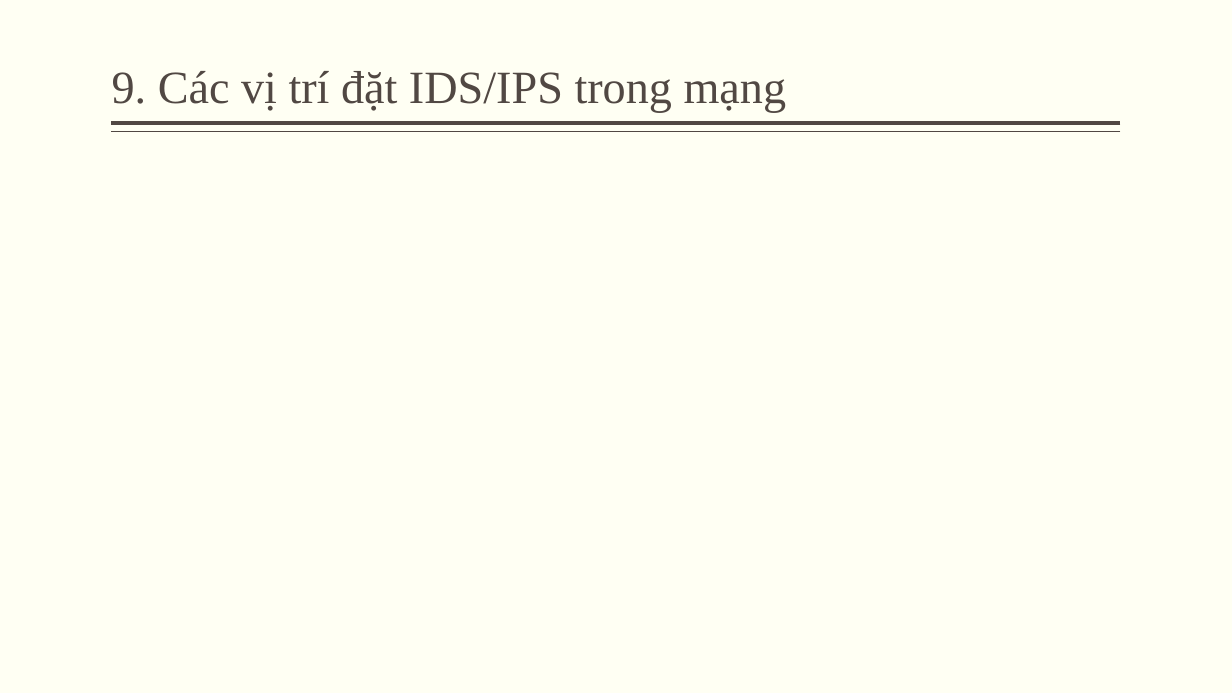
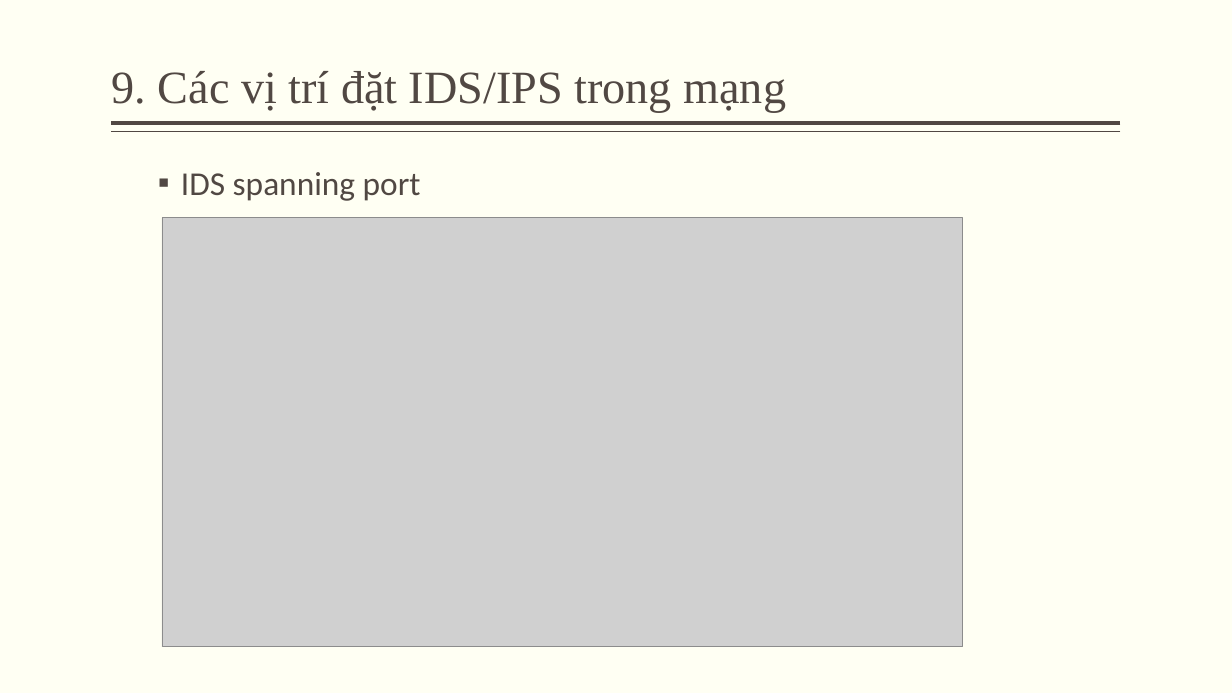
Before and after one commit to minhquan1418/do_an_ATMNC, a slide deck: slide 31 of silde.pptx. Drawn at 1232x693 pixels with LibreOffice and Linux fonts; fonts in the diff are those of the drawing; grey boxes stand for pictures. Boxes give left, top, right and bottom in pixels: in the first picture for what was removed or moved away, otherwise in the second. Text is boxed around its words. In the diff, an @@ line names an element or a change of style, - is before the commit and + after.

```diff
--- a/silde.pptx
+++ b/silde.pptx
@@ text added at bbox=[181, 172, 421, 201], 26 pt, text #514843 @@
+  ▪ IDS spanning port
@@ picture added at bbox=[162, 218, 962, 647] @@
```
Also in this commit, not shown: 1 slide added.
